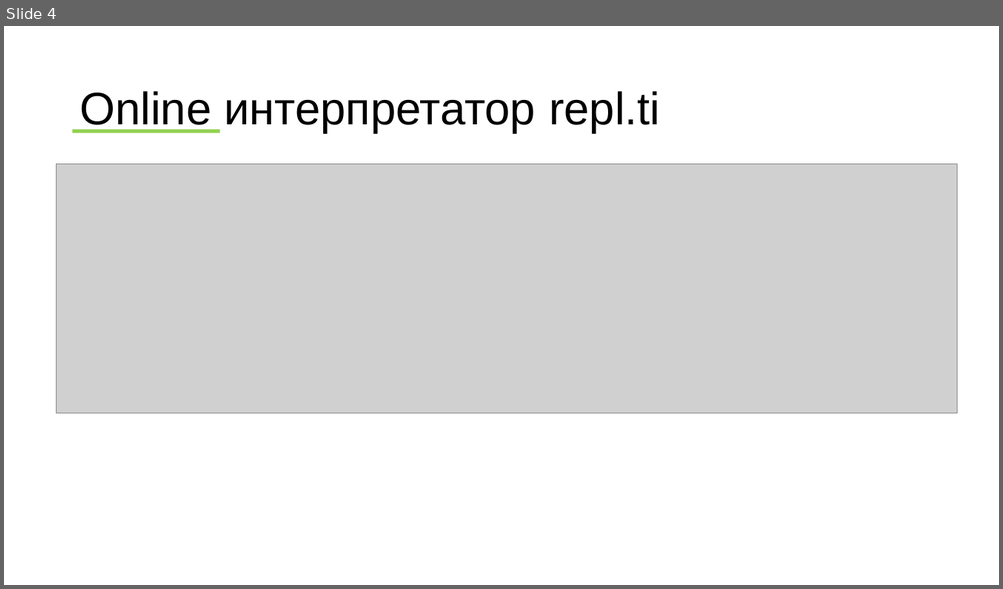
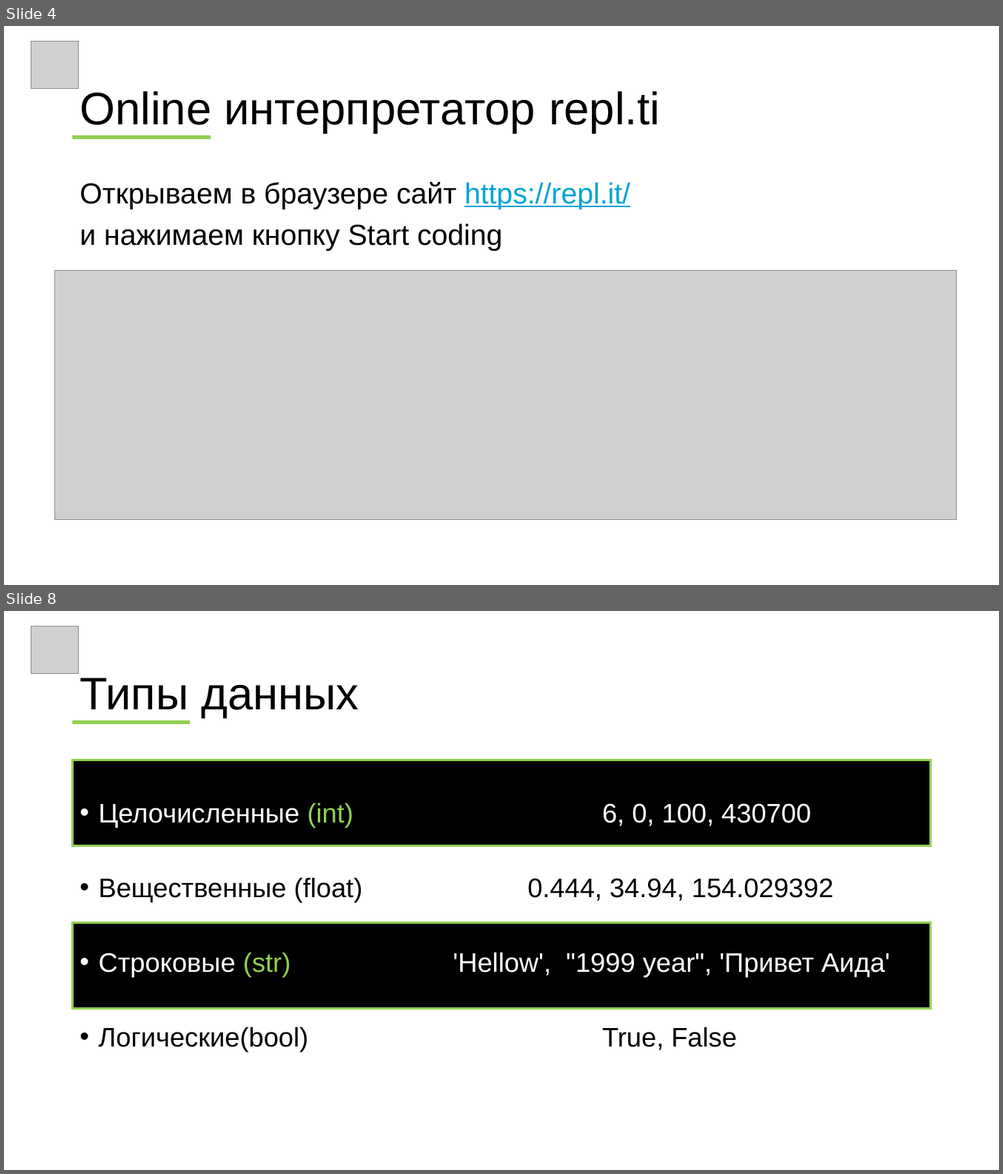
Before and after one commit to wolf24ru/python_learning, a slide deck: prezintation_1.pptx. Shown one above the other, each under a label of ours: slide 4 before the commit, slides 4 and 8 after it; the slides between them are not shown. The pictures are 1003x589 and 1003x1174 pixels, drawn with LibreOffice and Linux fonts; fonts in the diff are those of the drawing; grey boxes stand for pictures. Boxes give left, top, right and bottom in pixels: in the first picture for what was removed or moved away, otherwise in the second. Text is boxed around its words. In the diff, an @@ line names an element or a change of style, - is before the commit and + after.

```diff
--- a/prezintation_1.pptx
+++ b/prezintation_1.pptx
@@ slide 8 added at [4, 611, 999, 1170], background #FFFFFF @@
@@ picture added at [31, 627, 79, 674] @@
@@ title added at [79, 678, 358, 718], 44 pt, text #000000 @@
+Типы данных
@@ rectangle added at [73, 721, 190, 724], fill #92D050 @@
@@ rectangle added at [73, 760, 930, 846], fill #000000, outline #92D050 2 pt @@
@@ text added at [99, 803, 890, 1051], 25.9 pt, text #FFFFFF @@
+• Целочисленные (int) 6, 0, 100, 430700
+• Вещественные (float) 0.444, 34.94, 154.029392
+• Строковые (str) 'Hellow', "1999 year", 'Привет Аида'
+• Логические(bool) True, False
@@ rectangle added at [73, 923, 930, 1008], fill #000000, outline #92D050 2 pt @@
@@ slide 4 changed as well @@
@@ picture added at [31, 42, 79, 89] @@
@@ rectangle: place and size @@
-rectangle at [73, 130, 220, 133]
+rectangle at [73, 136, 210, 139]
@@ text added at [79, 182, 630, 251], 28 pt, text #000000 @@
+Открываем в браузере сайт https://repl.it/
+и нажимаем кнопку Start coding
@@ picture: place and size @@
-picture at [57, 164, 958, 413]
+picture at [55, 271, 956, 520]
```
Also in this commit, not shown: 3 other slides changed, 4 other slides added.
